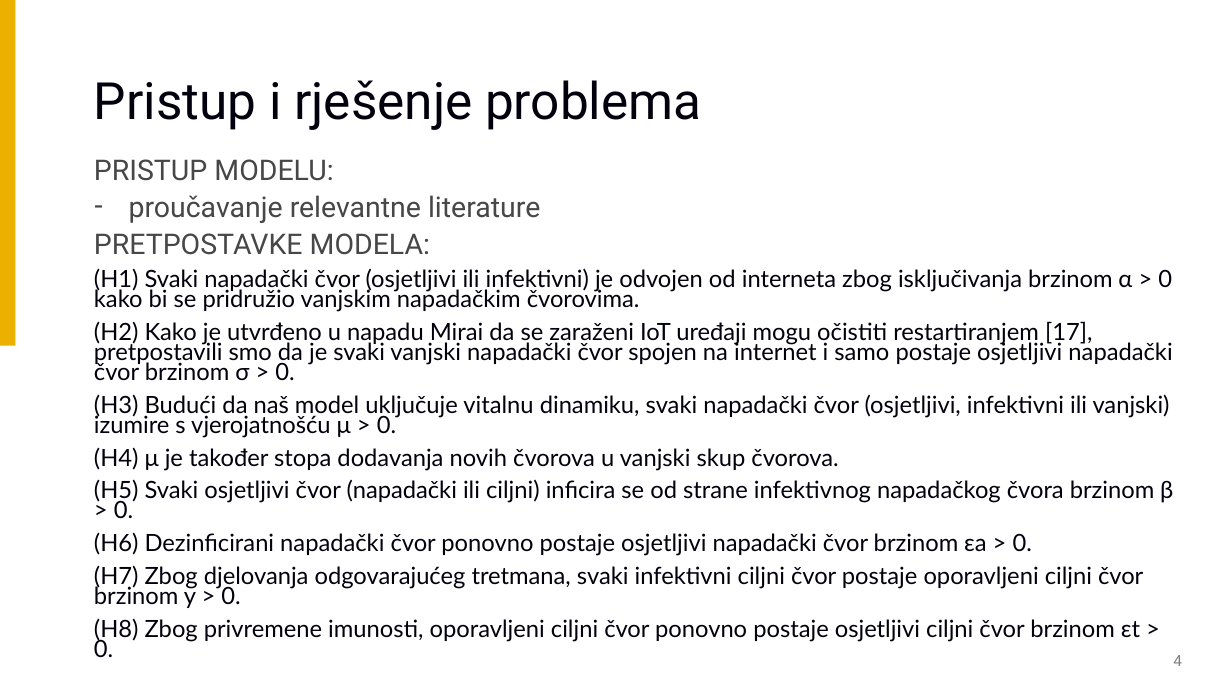
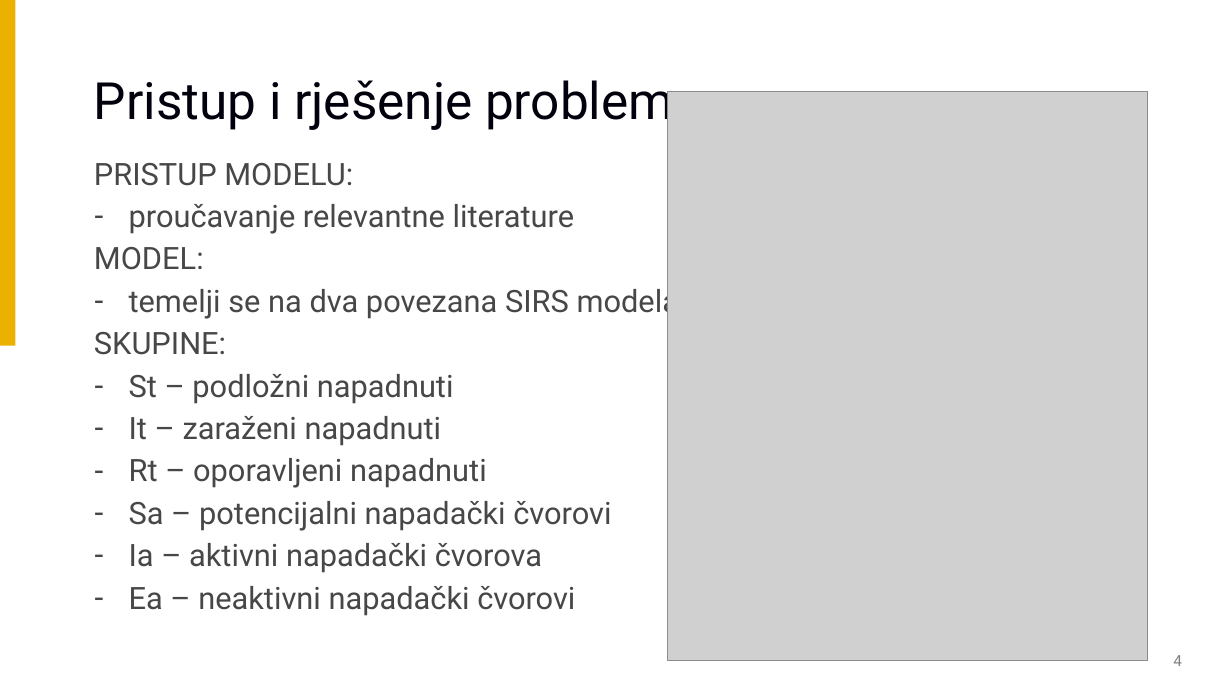
Before and after one commit to mv54173/julia, a slide deck: slide 4 of projekt/projektni_rad_Marko_Varga.pptx. Drawn at 1232x693 pixels with LibreOffice and Linux fonts; fonts in the diff are those of the drawing; grey boxes stand for pictures; background and template pictures are left out. Boxes give left, top, right and bottom in pixels: in the first picture for what was removed or moved away, otherwise in the second. Text is boxed around its words. In the diff, an @@ line names an element or a change of style, - is before the commit and + after.

```diff
--- a/projekt/projektni_rad_Marko_Varga.pptx
+++ b/projekt/projektni_rad_Marko_Varga.pptx
@@ picture added at (668, 91, 1148, 661) @@
@@ subtitle at (94, 163, 574, 234): size 22.2 to 24 pt in "PRISTUP MODELU:", "proučavanje relevantne literature"; line spacing 0.7 to 0.8 @@
@@ subtitle at (94, 247, 679, 616): text changed; size 18.5 to 24 pt; font Lato to Roboto; text colour #02000D to #474747 @@
-PRETPOSTAVKE MODELA:
-(H1) Svaki napadački čvor (osjetljivi ili infektivni) je odvojen od interneta zbog isključivanja brzinom α > 0 kako bi se pridružio vanjskim napadačkim čvorovima.
-(H2) Kako je utvrđeno u napadu Mirai da se zaraženi IoT uređaji mogu očistiti restartiranjem [17], pretpostavili smo da je svaki vanjski napadački čvor spojen na internet i samo postaje osjetljivi napadački čvor brzinom σ > 0.
-(H3) Budući da naš model uključuje vitalnu dinamiku, svaki napadački čvor (osjetljivi, infektivni ili vanjski) izumire s vjerojatnošću μ > 0.
-(H4) μ je također stopa dodavanja novih čvorova u vanjski skup čvorova.
-(H5) Svaki osjetljivi čvor (napadački ili ciljni) inficira se od strane infektivnog napadačkog čvora brzinom β > 0.
-(H6) Dezinficirani napadački čvor ponovno postaje osjetljivi napadački čvor brzinom εa > 0.
-(H7) Zbog djelovanja odgovarajućeg tretmana, svaki infektivni ciljni čvor postaje oporavljeni ciljni čvor brzinom y > 0.
-(H8) Zbog privremene imunosti, oporavljeni ciljni čvor ponovno postaje osjetljivi ciljni čvor brzinom εt > 0.
+MODEL:
+– temelji se na dva povezana SIRS modela
+SKUPINE:
+– St – podložni napadnuti
+– It – zaraženi napadnuti
+– Rt – oporavljeni napadnuti
+– Sa – potencijalni napadački čvorovi
+– Ia – aktivni napadački čvorova
+– Ea – neaktivni napadački čvorovi
```
Also in this commit, not shown: 5 other slides changed, 1 slide added.
